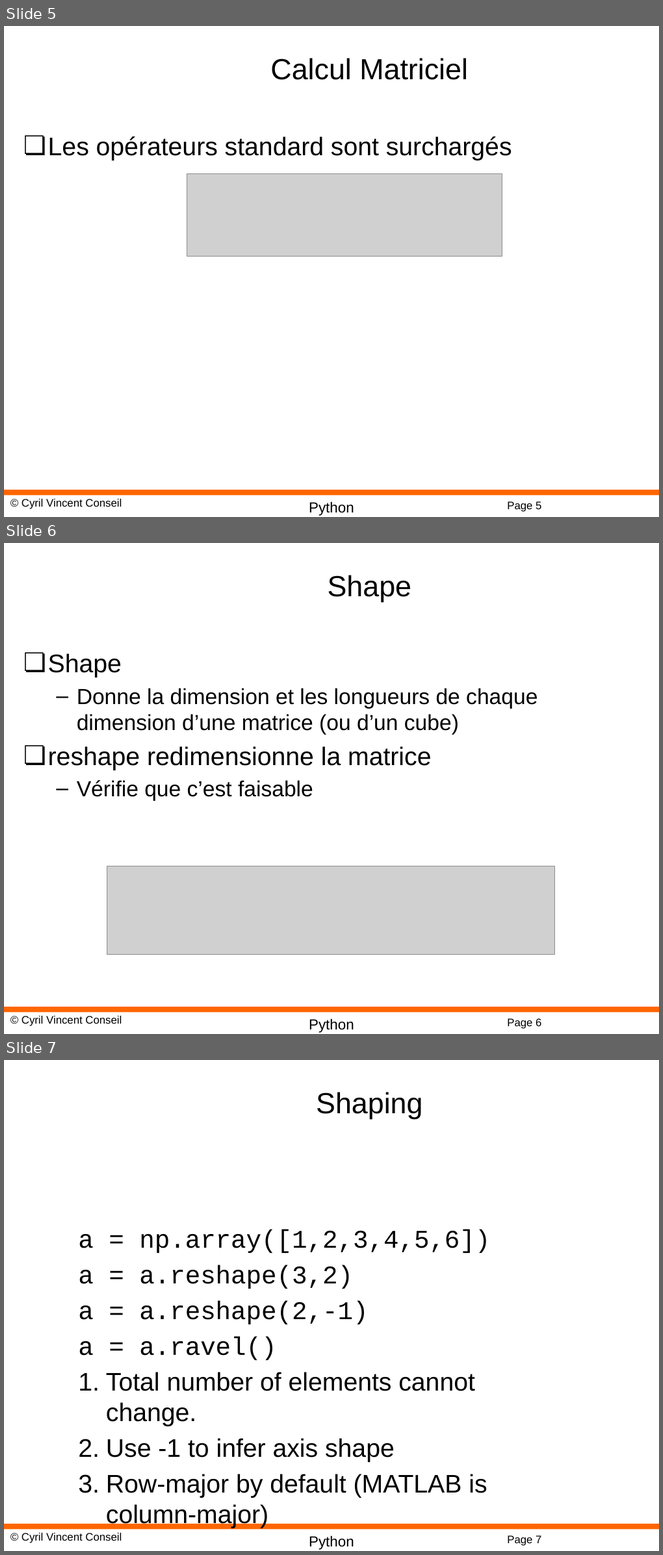
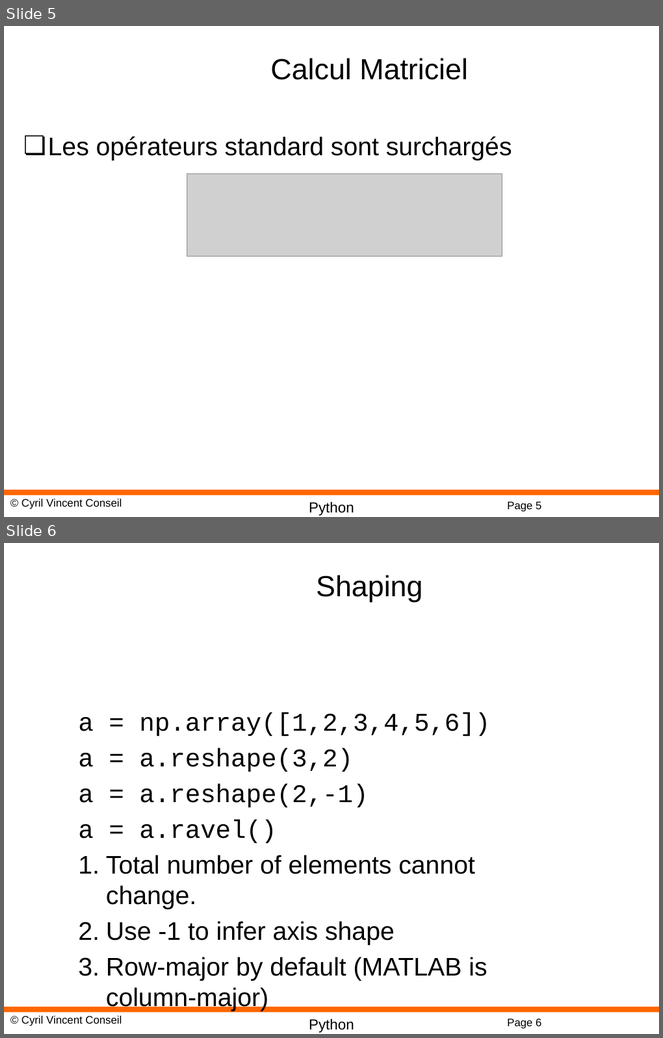
Before and after one commit to cyrilvincent/math, a slide deck: ppt/PythonMath07-NumpyMatrix.pptx. Shown one above the other, each under a label of ours: slides 5, 6 and 7 before the commit, slides 5 and 6 after it. The pictures are 663x1555 and 663x1038 pixels, drawn with LibreOffice and Linux fonts; fonts in the diff are those of the drawing; grey boxes stand for pictures; background and template pictures are left out. Boxes give left, top, right and bottom in pixels: in the first picture for what was removed or moved away, otherwise in the second. Text is boxed around its words. In the diff, an @@ line names an element or a change of style, - is before the commit and + after.

```diff
--- a/ppt/PythonMath07-NumpyMatrix.pptx
+++ b/ppt/PythonMath07-NumpyMatrix.pptx
@@ slide 6 removed at (4,543,659,1034), background #FFFFFF; not listed: 4 template elements that a slide beside it also shows @@
@@ title removed at (328,575,412,602) @@
-Shape
@@ text removed at (48,653,538,801) @@
-❏ Shape
-  – Donne la dimension et les longueurs de chaque dimension d’une matrice (ou d’un cube)
-❏ reshape redimensionne la matrice
-  – Vérifie que c’est faisable
@@ picture removed at (107,866,555,954) @@
@@ what was slide 7 is now slide 6 @@
@@ page number at (507,1019,542,1029): text changed @@
-Page 7
+Page 6
```
Also in this commit, not shown: 1 slide changed, 1 other file.
